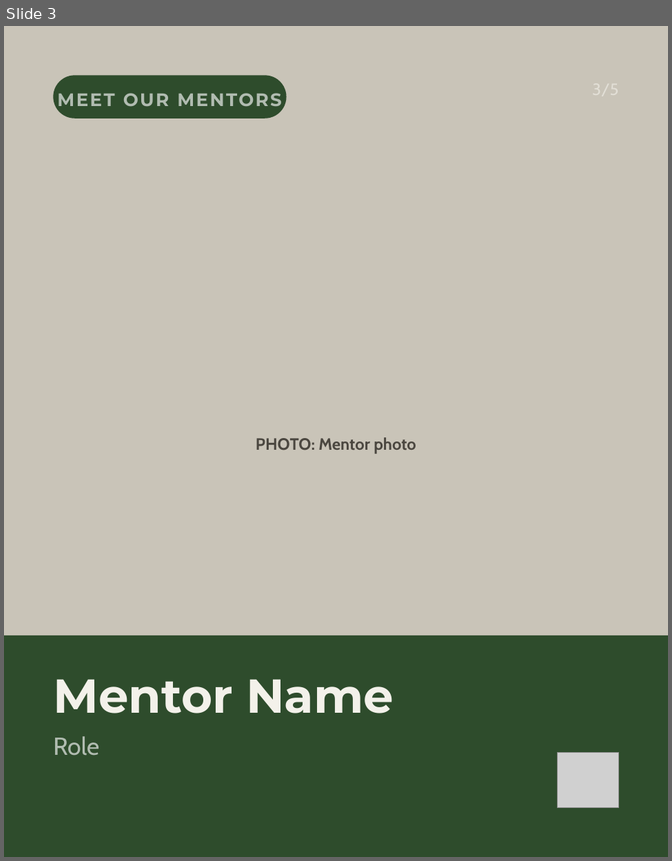
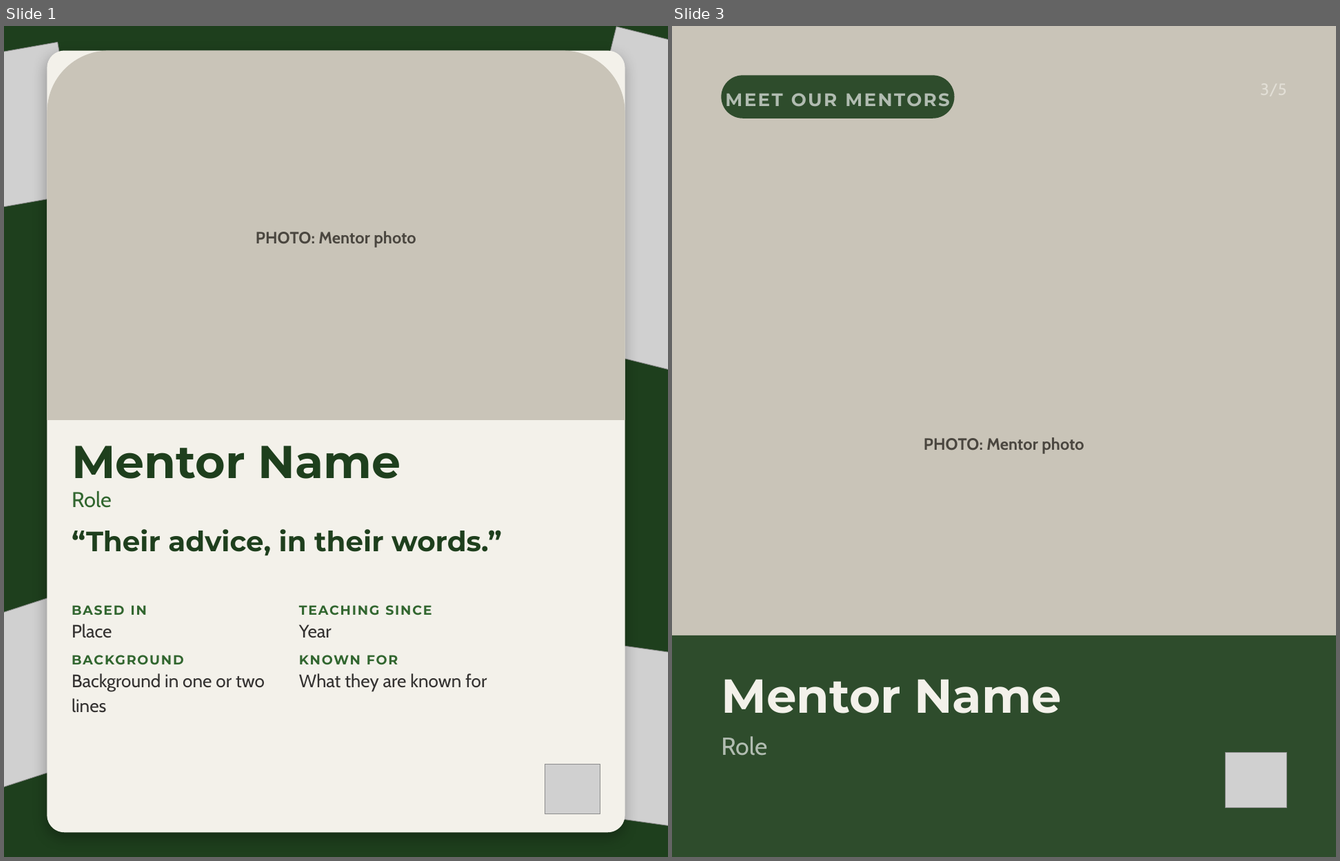
Before and after one commit to linneamoritznyc/SFW-SocialMedia, a slide deck: templates/posts/october/_templates/4-mentor.pptx. Shown side by side, each under a label of ours: slide 3 before the commit, slides 1 and 3 after it; the slides between them are not shown. The pictures are 672x861 and 1340x861 pixels, drawn with LibreOffice and Linux fonts; fonts in the diff are those of the drawing; grey boxes stand for pictures. Boxes give left, top, right and bottom in pixels: in the first picture for what was removed or moved away, otherwise in the second. Text is boxed around its words. In the diff, an @@ line names an element or a change of style, - is before the commit and + after.

```diff
--- a/templates/posts/october/_templates/4-mentor.pptx
+++ b/templates/posts/october/_templates/4-mentor.pptx
@@ slide 1 added at [4,26,668,857], background #1E3F1D @@
@@ picture added at [4,43,84,212] @@
@@ picture added at [539,27,668,370] @@
@@ rounded rectangle added at [47,51,626,832], fill #F3F1EA @@
@@ round same rect added at [47,51,626,420], fill #C9C4B8 @@
@@ text added at [256,231,417,247], 20 pt, text #4A463F, bold @@
+PHOTO: Mentor photo
@@ text added at [72,446,401,479], 56 pt, text #1E3F1D, bold @@
+Mentor Name
@@ text added at [72,491,112,508], 26 pt, text #31662F @@
+Role
@@ text added at [72,529,502,556], 34 pt, text #1E3F1D, bold @@
+“Their advice, in their words.”
@@ picture added at [4,553,237,810] @@
@@ text added at [72,605,147,615], 16 pt, text #31662F, bold @@
+BASED IN
@@ text added at [299,605,432,615], 16 pt, text #31662F, bold @@
+TEACHING SINCE
@@ text added at [72,624,112,638], 22 pt, text #333130 @@
+Place
@@ text added at [299,624,332,638], 22 pt, text #333130 @@
+Year
@@ picture added at [550,638,668,828] @@
@@ text added at [72,655,184,665], 16 pt, text #31662F, bold @@
+BACKGROUND
@@ text added at [299,655,398,665], 16 pt, text #31662F, bold @@
+KNOWN FOR
@@ text added at [72,673,265,713], 22 pt, text #333130 @@
+Background in one or two lines
@@ text added at [299,673,487,691], 22 pt, text #333130 @@
+What they are known for
@@ picture added at [546,764,601,813] @@
```
Also in this commit, not shown: 1 slide changed, 1 slide removed, 54 other files.
